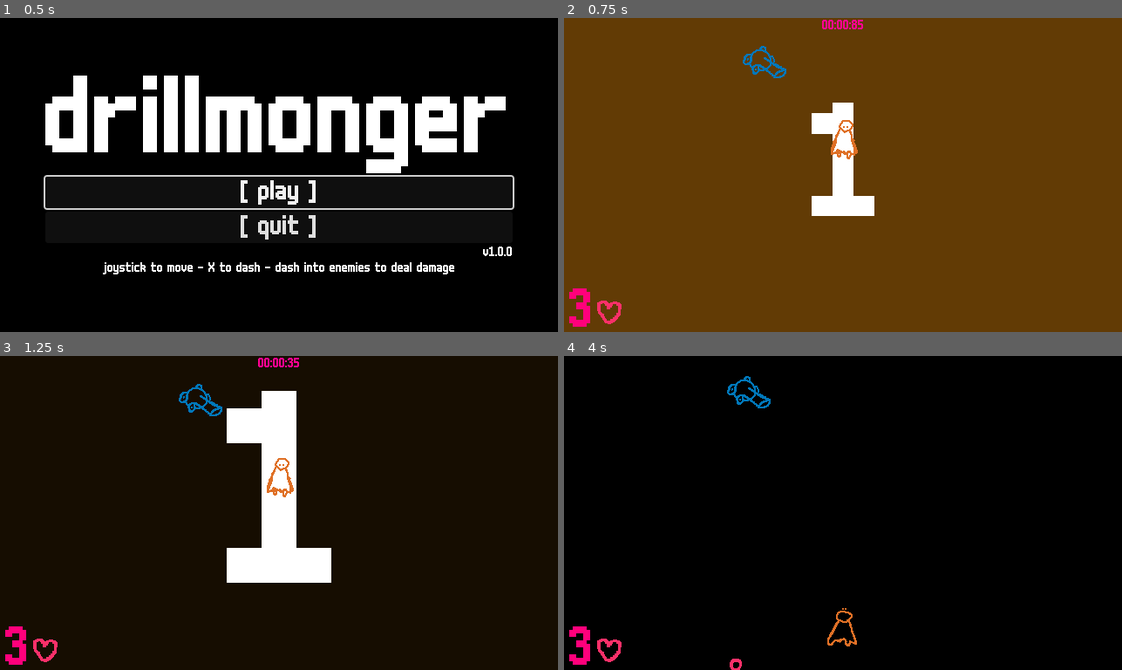
Above: before the commit, frames 1-4 (two rows, left to right).
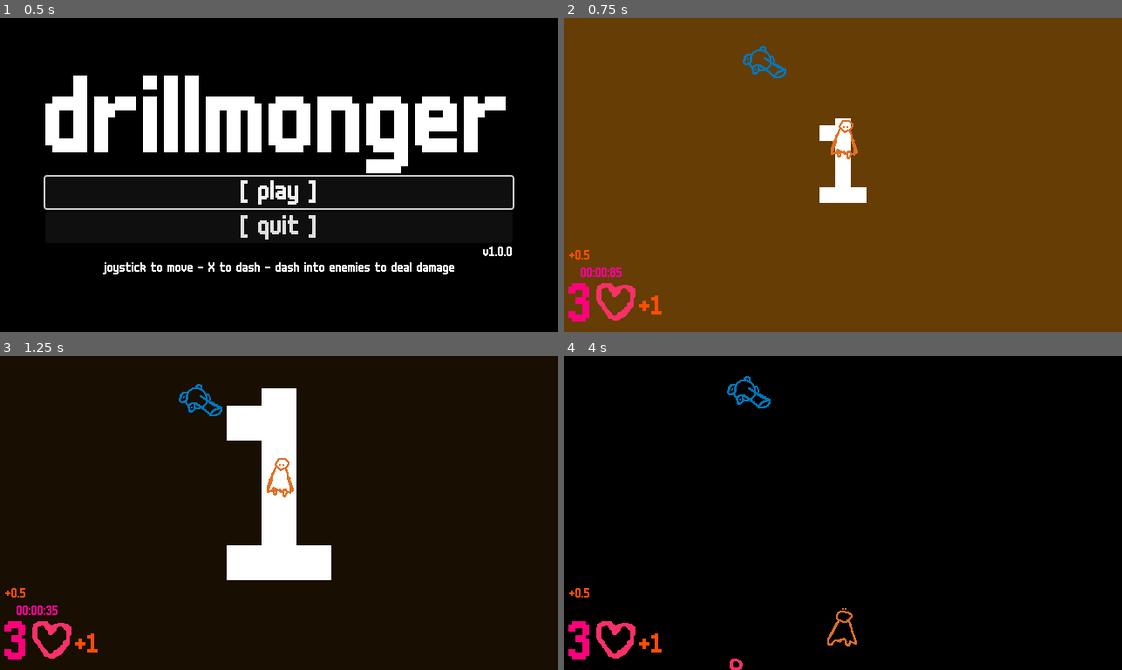
Above: after the commit, the same moments.

Repository: NonGMOTrash/drillmonger
Game: Godot game, scene res://title/title.tscn
The game is run twice, just before and just after one commit, with the same random seed, the same clock (stepped at 60 frames per second) and the same inputs.
Inputs:
- Up to frame 1 (0.5 s): no input
- Up to frame 2 (0.75 s): click "[ play ]" at 0.5 s
- Up to frame 3 (1.25 s): no input
- Up to frame 4 (4 s): hold D (right) 1.28-2.03 s; tap Space (dash) every 0.75 s from 1.35 to 3.6 s; hold S (down) 2.03-2.78 s; hold D (right) 2.78-3.53 s; hold W (up) from 3.53 s (still down)

Frame 1 is identical in both runs. In frame 2, 2.3% of the frame differs, in the area x 0-56%, y 0-99%; in frame 3, 1.5%; in frame 4, 0.9%.

Commit message:
refactored AI + adjusted parry

Diff:
--- a/entity/mage/mage.tscn
+++ b/entity/mage/mage.tscn
@@ -8,6 +8,45 @@
 
 [sub_resource type="CircleShape2D" id="CircleShape2D_4u5cs"]
 radius = 17.2627
+
+[sub_resource type="Animation" id="Animation_im368"]
+length = 0.001
+tracks/0/type = "value"
+tracks/0/imported = false
+tracks/0/enabled = true
+tracks/0/path = NodePath(".:frame")
+tracks/0/interp = 1
+tracks/0/loop_wrap = true
+tracks/0/keys = {
+"times": PackedFloat32Array(0),
+"transitions": PackedFloat32Array(1),
+"update": 1,
+"values": [0]
+}
+tracks/1/type = "value"
+tracks/1/imported = false
+tracks/1/enabled = true
+tracks/1/path = NodePath(".:modulate")
+tracks/1/interp = 1
+tracks/1/loop_wrap = true
+tracks/1/keys = {
+"times": PackedFloat32Array(0),
+"transitions": PackedFloat32Array(1),
+"update": 0,
+"values": [Color(1, 1, 1, 1)]
+}
+tracks/2/type = "value"
+tracks/2/imported = false
+tracks/2/enabled = true
+tracks/2/path = NodePath(".:scale")
+tracks/2/interp = 1
+tracks/2/loop_wrap = true
+tracks/2/keys = {
+"times": PackedFloat32Array(0),
+"transitions": PackedFloat32Array(1),
+"update": 0,
+"values": [Vector2(1, 1)]
+}
 
 [sub_resource type="Animation" id="Animation_w1i17"]
 resource_name = "cast"
@@ -50,45 +89,6 @@
 "args": [0.0],
 "method": &"play"
 }]
-}
-
-[sub_resource type="Animation" id="Animation_im368"]
-length = 0.001
-tracks/0/type = "value"
-tracks/0/imported = false
-tracks/0/enabled = true
-tracks/0/path = NodePath(".:frame")
-tracks/0/interp = 1
-tracks/0/loop_wrap = true
-tracks/0/keys = {
-"times": PackedFloat32Array(0),
-"transitions": PackedFloat32Array(1),
-"update": 1,
-"values": [0]
-}
-tracks/1/type = "value"
-tracks/1/imported = false
-tracks/1/enabled = true
-tracks/1/path = NodePath(".:modulate")
-tracks/1/interp = 1
-tracks/1/loop_wrap = true
-tracks/1/keys = {
-"times": PackedFloat32Array(0),
-"transitions": PackedFloat32Array(1),
-"update": 0,
-"values": [Color(1, 1, 1, 1)]
-}
-tracks/2/type = "value"
-tracks/2/imported = false
-tracks/2/enabled = true
-tracks/2/path = NodePath(".:scale")
-tracks/2/interp = 1
-tracks/2/loop_wrap = true
-tracks/2/keys = {
-"times": PackedFloat32Array(0),
-"transitions": PackedFloat32Array(1),
-"update": 0,
-"values": [Vector2(1, 1)]
 }
 
 [sub_resource type="Animation" id="Animation_3fnu4"]
--- a/entity/player/player.gd
+++ b/entity/player/player.gd
@@ -14,11 +14,9 @@
 @onready var hitbox: Area2D = $hitbox
 @onready var hurtbox: Area2D = $hurtbox
 @onready var parrybox: Area2D = $parrybox
-@onready var hud_health: Label = $HUD/HBoxContainer/health
 @onready var sprite: Sprite2D = $Sprite2D
 @onready var sprite_animation: AnimationPlayer = $Sprite2D/AnimationPlayer
 @onready var animation: AnimationPlayer = $AnimationPlayer
-@onready var hitstop_timer: Timer = $hitstop
 
 @onready var main: Main = get_parent()
 
@@ -62,7 +60,7 @@
 	else:
 		if Input.is_action_just_pressed("dash"):
 			if parrying_time <= 0 or parry_success:
-				parrybox.position = velocity.normalized() * 16
+				parrybox.position = velocity.normalized() * 30 + Vector2(0, 6)
 				parrying_time = PARRY_WINDOW
 				hurtbox.monitoring = false
 				parrybox.monitoring = true
@@ -74,7 +72,7 @@
 				parrybox.monitoring = false
 				parrying_lockout = PARRY_LOCKOUT
 
-	hud_health.text = str(health)
+	main.hud_health.text = str(health)
 
 	if velocity.length() > 400:
 		sprite_animation.play("drill")
@@ -122,7 +120,7 @@
 		var sound: Sound = SFX_PARRY.instantiate()
 		get_tree().current_scene.add_child(sound)
 
-		hitstop(2)
+		main.hitstop(2)
 
 		for overlapping_hitbox in parrybox.get_overlapping_areas():
 			if overlapping_hitbox.get_parent() is Projectile:
@@ -133,20 +131,20 @@
 func _on_hitbox_area_entered(area: Area2D) -> void:
 	if area.get_parent() is Entity and area.get_parent() != self:
 		velocity = -global_position.direction_to(area.get_parent().global_position).normalized() * HIT_KNOCKBACK
-		hitstop(3)
+		main.hitstop(3)
 
 func _on_hitstop_timeout() -> void:
 	if health > 0:
 		get_tree().paused = false
 
-func _on_hurtbox_was_hit(from_pos: Vector2) -> void:
+func _on_hurtbox_was_hit(_from_pos: Vector2) -> void:
 	sprite_animation.stop()
 	sprite.frame = 14
 	sprite.rotation = 0
 	#await sprite_animation.animation_started
 	main.bg.color = Color(0.582, 0, 0.27)
-	hitstop(40)
-	await hitstop_timer.timeout
+	main.hitstop(40)
+	await main.hitstop_timer.timeout
 	if health > 0:
 		main.clear_room(true)
 		main.intensity_mult = 0.6
@@ -154,9 +152,3 @@
 
 func die() -> void:
 	main.show_results()
-	hud_health.visible = false
-
-func hitstop(frames: int) -> void:
-	hitstop_timer.wait_time = (frames as float)/60.0
-	hitstop_timer.start()
-	get_tree().paused = true
--- a/entity/player/player.tscn
+++ b/entity/player/player.tscn
@@ -1,10 +1,9 @@
-[gd_scene load_steps=20 format=3 uid="uid://dgffpyf367wco"]
+[gd_scene load_steps=18 format=3 uid="uid://dgffpyf367wco"]
 
 [ext_resource type="Script" path="res://entity/player/player.gd" id="1_5ra3n"]
 [ext_resource type="Texture2D" uid="uid://ffc6eijf74ge" path="res://entity/player/player.png" id="2_3m0nh"]
 [ext_resource type="PackedScene" uid="uid://b63edxmneogsg" path="res://components/hurtbox/hurtbox.tscn" id="3_ru3mw"]
 [ext_resource type="PackedScene" uid="uid://bb0l0gj6snsuh" path="res://sounds/glass_shatter.tscn" id="4_kbpsa"]
-[ext_resource type="Texture2D" uid="uid://ci06toft7c4lt" path="res://entity/player/heart.png" id="6_pnnak"]
 
 [sub_resource type="Animation" id="Animation_i2sgd"]
 length = 0.001
@@ -125,11 +124,7 @@
 radius = 29.0172
 
 [sub_resource type="CircleShape2D" id="CircleShape2D_q55g6"]
-radius = 46.0977
-
-[sub_resource type="LabelSettings" id="LabelSettings_tk8um"]
-font_size = 64
-font_color = Color(1, 0, 0.483334, 1)
+radius = 33.1361
 
 [sub_resource type="Animation" id="Animation_oohlf"]
 length = 0.001
@@ -199,35 +194,12 @@
 shape = SubResource("CircleShape2D_pw2tx")
 
 [node name="parrybox" type="Area2D" parent="."]
-visible = false
 collision_layer = 0
 collision_mask = 2
 monitoring = false
 
 [node name="CollisionShape2D" type="CollisionShape2D" parent="parrybox"]
 shape = SubResource("CircleShape2D_q55g6")
-
-[node name="HUD" type="CanvasLayer" parent="."]
-
-[node name="HBoxContainer" type="HBoxContainer" parent="HUD"]
-offset_left = 6.0
-offset_top = 310.0
-offset_right = 68.0
-offset_bottom = 366.0
-
-[node name="health" type="Label" parent="HUD/HBoxContainer"]
-texture_filter = 1
-layout_mode = 2
-text = "3"
-label_settings = SubResource("LabelSettings_tk8um")
-horizontal_alignment = 1
-vertical_alignment = 2
-
-[node name="TextureRect" type="TextureRect" parent="HUD/HBoxContainer"]
-texture_filter = 1
-layout_mode = 2
-texture = ExtResource("6_pnnak")
-stretch_mode = 3
 
 [node name="AnimationPlayer" type="AnimationPlayer" parent="."]
 root_node = NodePath("../Sprite2D")
@@ -235,9 +207,6 @@
 "": SubResource("AnimationLibrary_l27d2")
 }
 
-[node name="hitstop" type="Timer" parent="."]
-process_mode = 2
-
 [node name="AudioListener2D" type="AudioListener2D" parent="."]
 current = true
 
@@ -245,4 +214,3 @@
 [connection signal="was_hit" from="hurtbox" to="." method="_on_hurtbox_was_hit"]
 [connection signal="area_entered" from="hitbox" to="." method="_on_hitbox_area_entered"]
 [connection signal="area_entered" from="parrybox" to="." method="_on_parrybox_area_entered"]
-[connection signal="timeout" from="hitstop" to="." method="_on_hitstop_timeout"]
--- a/main/main.gd
+++ b/main/main.gd
@@ -10,12 +10,15 @@
 @onready var room_number_animation: AnimationPlayer = $anchor/room_number/AnimationPlayer
 @onready var bg: ColorRect = $bg
 @onready var bg_animation: AnimationPlayer = $bg/AnimationPlayer
-@onready var timer_label: Label = $timer_label
-@onready var quick_clear_animation: AnimationPlayer = $quick_clear/AnimationPlayer
+@onready var hud: VBoxContainer = $HUD
+@onready var hud_timer_label: Label = $HUD/timer_label
+@onready var hud_animation: AnimationPlayer = $HUD/AnimationPlayer
+@onready var hud_health: Label = $HUD/HBoxContainer/health
 @onready var results_rooms_cleared: Label = $results/VBoxContainer/rooms_cleared
 @onready var results_animation: AnimationPlayer = $results/AnimationPlayer
 @onready var results_button_again: Button = $results/VBoxContainer/again
 @onready var music: AudioStreamPlayer = $music
+@onready var hitstop_timer: Timer = $hitstop_timer
 
 enum ENEMY_TYPES {
 	CANNON,
@@ -37,20 +40,20 @@
 	room_time += delta
 
 	var time: float = room_time_expected - room_time
-	var minutes: int = time / 60
-	var seconds: int = fmod(time, 60)
-	var miliseconds: int = fmod(time, 1) * 100
-	timer_label.text = ""
+	var minutes: int = time / 60.0
+	var seconds: int = fmod(time, 60.0)
+	var miliseconds: int = fmod(time, 1) * 100.0
+	hud_timer_label.text = ""
 	if time > 0:
 		if minutes < 10:
-			timer_label.text += "0"
-		timer_label.text += str(minutes) + ":"
+			hud_timer_label.text += "0"
+		hud_timer_label.text += str(minutes) + ":"
 		if seconds < 10:
-			timer_label.text += "0"
-		timer_label.text += str(seconds) + ":"
+			hud_timer_label.text += "0"
+		hud_timer_label.text += str(seconds) + ":"
 		if miliseconds < 10:
-			timer_label.text += "0"
-		timer_label.text += str(miliseconds)
+			hud_timer_label.text += "0"
+		hud_timer_label.text += str(miliseconds)
 
 	if get_tree().paused:
 		music.pitch_scale = 0.1
@@ -59,7 +62,7 @@
 
 func clear_room(was_hit: bool = false):
 	if not was_hit:
-		player.hitstop(6)
+		hitstop(6)
 
 	if was_hit:
 		bg_animation.play("flash_red")
@@ -75,7 +78,7 @@
 	enemy_count = 0
 
 	if room_time < room_time_expected and not was_hit:
-		quick_clear_animation.play("quick_clear")
+		hud_animation.play("quick_clear")
 		player.health += 1
 	room_time = 0
 	room_time_expected = 0
@@ -146,6 +149,7 @@
 func show_results() -> void:
 	#process_mode = PROCESS_MODE_ALWAYS
 	#room.process_mode = PROCESS_MODE_PAUSABLE
+	hud.visible = false
 	get_tree().paused = true
 
 	if rooms_cleared == 1:
@@ -155,6 +159,12 @@
 	results_animation.play("appear")
 	results_button_again.grab_focus()
 
+func hitstop(frames: int) -> void:
+	if is_inside_tree() and is_instance_valid(hitstop_timer):
+		hitstop_timer.wait_time = (frames as float)/60.0
+		hitstop_timer.start()
+		get_tree().paused = true
+
 func _on_again_pressed() -> void:
 	if not results_animation.is_playing():
 		get_tree().paused = false
@@ -163,3 +173,6 @@
 func _on_title_pressed() -> void:
 	get_tree().paused = false
 	get_tree().change_scene_to_file("res://title/title.tscn")
+
+func _on_hitstop_timer_timeout() -> void:
+	get_tree().paused = false
--- a/main/main.tscn
+++ b/main/main.tscn
@@ -1,7 +1,8 @@
-[gd_scene load_steps=21 format=3 uid="uid://byfy2yyv80xv3"]
+[gd_scene load_steps=24 format=3 uid="uid://byfy2yyv80xv3"]
 
 [ext_resource type="PackedScene" uid="uid://dgffpyf367wco" path="res://entity/player/player.tscn" id="1_1wxa3"]
 [ext_resource type="Script" path="res://main/main.gd" id="1_fehwr"]
+[ext_resource type="Texture2D" uid="uid://ci06toft7c4lt" path="res://entity/player/heart.png" id="3_57k08"]
 [ext_resource type="AudioStream" uid="uid://xisy7kfiglep" path="res://Never Stop.mp3" id="3_81120"]
 
 [sub_resource type="Animation" id="Animation_1nvj5"]
@@ -107,91 +108,184 @@
 
 [sub_resource type="LabelSettings" id="LabelSettings_0ip8q"]
 
+[sub_resource type="LabelSettings" id="LabelSettings_oanni"]
+font_size = 64
+font_color = Color(1, 0, 0.483334, 1)
+
 [sub_resource type="LabelSettings" id="LabelSettings_1l0fc"]
 font_size = 32
 
-[sub_resource type="Animation" id="Animation_y6ban"]
+[sub_resource type="Animation" id="Animation_7ipfa"]
 length = 0.001
 tracks/0/type = "value"
 tracks/0/imported = false
 tracks/0/enabled = true
-tracks/0/path = NodePath("nice:position")
-tracks/0/interp = 1
-tracks/0/loop_wrap = true
-tracks/0/keys = {
-"times": PackedFloat32Array(0),
-"transitions": PackedFloat32Array(1),
-"update": 0,
-"values": [Vector2(0, -25)]
+tracks/0/path = NodePath("anchor/bonus:modulate")
+tracks/0/interp = 1
+tracks/0/loop_wrap = true
+tracks/0/keys = {
+"times": PackedFloat32Array(0),
+"transitions": PackedFloat32Array(1),
+"update": 0,
+"values": [Color(1, 0.301961, 0, 1)]
 }
 tracks/1/type = "value"
 tracks/1/imported = false
 tracks/1/enabled = true
-tracks/1/path = NodePath("nice:self_modulate")
+tracks/1/path = NodePath("anchor:position")
 tracks/1/interp = 1
 tracks/1/loop_wrap = true
 tracks/1/keys = {
 "times": PackedFloat32Array(0),
 "transitions": PackedFloat32Array(1),
 "update": 0,
-"values": [Color(1, 1, 1, 1)]
+"values": [Vector2(0, 0)]
 }
 tracks/2/type = "value"
 tracks/2/imported = false
 tracks/2/enabled = true
-tracks/2/path = NodePath("1:position")
+tracks/2/path = NodePath("HBoxContainer/anchor/heal:modulate")
 tracks/2/interp = 1
 tracks/2/loop_wrap = true
 tracks/2/keys = {
 "times": PackedFloat32Array(0),
 "transitions": PackedFloat32Array(1),
 "update": 0,
-"values": [Vector2(73, 355)]
-}
-
-[sub_resource type="Animation" id="Animation_mdvwb"]
+"values": [Color(1, 0.3, 0, 1)]
+}
+tracks/3/type = "value"
+tracks/3/imported = false
+tracks/3/enabled = true
+tracks/3/path = NodePath("HBoxContainer/anchor:position")
+tracks/3/interp = 1
+tracks/3/loop_wrap = true
+tracks/3/keys = {
+"times": PackedFloat32Array(0),
+"transitions": PackedFloat32Array(1),
+"update": 0,
+"values": [Vector2(0, 0)]
+}
+tracks/4/type = "value"
+tracks/4/imported = false
+tracks/4/enabled = true
+tracks/4/path = NodePath("anchor/bonus:text")
+tracks/4/interp = 1
+tracks/4/loop_wrap = true
+tracks/4/keys = {
+"times": PackedFloat32Array(0),
+"transitions": PackedFloat32Array(1),
+"update": 1,
+"values": ["+0.5"]
+}
+
+[sub_resource type="Animation" id="Animation_hys7r"]
 resource_name = "quick_clear"
 tracks/0/type = "value"
 tracks/0/imported = false
 tracks/0/enabled = true
-tracks/0/path = NodePath("nice:position")
-tracks/0/interp = 1
-tracks/0/loop_wrap = true
-tracks/0/keys = {
-"times": PackedFloat32Array(0, 0.2),
-"transitions": PackedFloat32Array(4.59479, 1),
-"update": 0,
-"values": [Vector2(0, -15), Vector2(0, 15)]
+tracks/0/path = NodePath("anchor/bonus:modulate")
+tracks/0/interp = 1
+tracks/0/loop_wrap = true
+tracks/0/keys = {
+"times": PackedFloat32Array(0, 0.2, 0.9, 1),
+"transitions": PackedFloat32Array(1, 1, 1, 1),
+"update": 0,
+"values": [Color(1, 0.3, 0, 0), Color(1, 0.3, 0, 1), Color(1, 0.3, 0, 1), Color(1, 0.3, 0, 0)]
 }
 tracks/1/type = "value"
 tracks/1/imported = false
 tracks/1/enabled = true
-tracks/1/path = NodePath("nice:self_modulate")
+tracks/1/path = NodePath("anchor:position")
 tracks/1/interp = 1
 tracks/1/loop_wrap = true
 tracks/1/keys = {
-"times": PackedFloat32Array(0, 0.7, 1),
-"transitions": PackedFloat32Array(1, 1.56917, 1),
-"update": 0,
-"values": [Color(1, 1, 1, 1), Color(1, 1, 1, 1), Color(1, 1, 1, 0)]
+"times": PackedFloat32Array(0, 0.2, 0.9, 1),
+"transitions": PackedFloat32Array(0.267943, 1, 1, 1),
+"update": 0,
+"values": [Vector2(24, -20), Vector2(24, 6), Vector2(24, 6), Vector2(24, 18)]
 }
 tracks/2/type = "value"
 tracks/2/imported = false
 tracks/2/enabled = true
-tracks/2/path = NodePath("1:position")
+tracks/2/path = NodePath("HBoxContainer/anchor/heal:modulate")
 tracks/2/interp = 1
 tracks/2/loop_wrap = true
 tracks/2/keys = {
-"times": PackedFloat32Array(0, 0.2, 0.7, 1),
-"transitions": PackedFloat32Array(0.196146, 1, 2, 1),
-"update": 0,
-"values": [Vector2(73, 355), Vector2(73, 320), Vector2(73, 320), Vector2(73, 355)]
-}
-
-[sub_resource type="AnimationLibrary" id="AnimationLibrary_ku2sw"]
+"times": PackedFloat32Array(0, 0.2, 0.9, 1),
+"transitions": PackedFloat32Array(1, 1, 1, 1),
+"update": 0,
+"values": [Color(1, 0.3, 0, 0), Color(1, 0.3, 0, 1), Color(1, 0.3, 0, 1), Color(1, 0.3, 0, 0)]
+}
+tracks/3/type = "value"
+tracks/3/imported = false
+tracks/3/enabled = true
+tracks/3/path = NodePath("HBoxContainer/anchor:position")
+tracks/3/interp = 1
+tracks/3/loop_wrap = true
+tracks/3/keys = {
+"times": PackedFloat32Array(0, 0.2, 0.9, 1),
+"transitions": PackedFloat32Array(0.307786, 1, 1, 1),
+"update": 0,
+"values": [Vector2(0, 40), Vector2(0, 0), Vector2(0, 0), Vector2(0, 40)]
+}
+tracks/4/type = "value"
+tracks/4/imported = false
+tracks/4/enabled = true
+tracks/4/path = NodePath("anchor/bonus:text")
+tracks/4/interp = 1
+tracks/4/loop_wrap = true
+tracks/4/keys = {
+"times": PackedFloat32Array(0),
+"transitions": PackedFloat32Array(1),
+"update": 1,
+"values": ["nice!"]
+}
+
+[sub_resource type="Animation" id="Animation_gxpes"]
+resource_name = "parry"
+length = 0.5
+tracks/0/type = "value"
+tracks/0/imported = false
+tracks/0/enabled = true
+tracks/0/path = NodePath("anchor/bonus:modulate")
+tracks/0/interp = 1
+tracks/0/loop_wrap = true
+tracks/0/keys = {
+"times": PackedFloat32Array(0, 0.1, 0.433333, 0.5),
+"transitions": PackedFloat32Array(1, 1, 1, 1),
+"update": 0,
+"values": [Color(1, 0.3, 0, 0), Color(1, 0.3, 0, 1), Color(1, 0.3, 0, 1), Color(1, 0.3, 0, 0)]
+}
+tracks/1/type = "value"
+tracks/1/imported = false
+tracks/1/enabled = true
+tracks/1/path = NodePath("anchor:position")
+tracks/1/interp = 1
+tracks/1/loop_wrap = true
+tracks/1/keys = {
+"times": PackedFloat32Array(0, 0.1, 0.433333, 0.5),
+"transitions": PackedFloat32Array(0.267943, 1, 1, 1),
+"update": 0,
+"values": [Vector2(24, -20), Vector2(24, 6), Vector2(24, 6), Vector2(24, 18)]
+}
+tracks/2/type = "value"
+tracks/2/imported = false
+tracks/2/enabled = true
+tracks/2/path = NodePath("anchor/bonus:text")
+tracks/2/interp = 1
+tracks/2/loop_wrap = true
+tracks/2/keys = {
+"times": PackedFloat32Array(0),
+"transitions": PackedFloat32Array(1),
+"update": 1,
+"values": ["+0.5"]
+}
+
+[sub_resource type="AnimationLibrary" id="AnimationLibrary_dde3j"]
 _data = {
-"RESET": SubResource("Animation_y6ban"),
-"quick_clear": SubResource("Animation_mdvwb")
+"RESET": SubResource("Animation_7ipfa"),
+"parry": SubResource("Animation_gxpes"),
+"quick_clear": SubResource("Animation_hys7r")
 }
 
 [sub_resource type="LabelSettings" id="LabelSettings_fqe47"]
@@ -271,7 +365,7 @@
 [node name="room" type="Node" parent="."]
 
 [node name="anchor" type="Node2D" parent="."]
-position = Vector2(320, 180)
+position = Vector2(320, 176.667)
 
 [node name="room_number" type="Label" parent="anchor"]
 z_index = -99
@@ -311,52 +405,70 @@
 "": SubResource("AnimationLibrary_bsr4p")
 }
 
-[node name="timer_label" type="Label" parent="."]
+[node name="HUD" type="VBoxContainer" parent="."]
+z_index = -10
+offset_left = 5.0
+offset_top = 268.0
+offset_right = 82.0
+offset_bottom = 360.0
+size_flags_horizontal = 0
+size_flags_vertical = 8
+alignment = 2
+
+[node name="anchor" type="Node2D" parent="HUD"]
+
+[node name="bonus" type="Label" parent="HUD/anchor"]
+modulate = Color(1, 0.301961, 0, 1)
+texture_filter = 1
+offset_top = -2.0
+offset_right = 27.0
+offset_bottom = 12.0
+text = "+0.5"
+horizontal_alignment = 1
+vertical_alignment = 2
+
+[node name="timer_label" type="Label" parent="HUD"]
 modulate = Color(1, 0, 0.566667, 1)
 texture_filter = 1
-anchors_preset = 15
-anchor_right = 1.0
-anchor_bottom = 1.0
-offset_left = 1.0
-offset_top = 2.0
-offset_right = 640.0
-offset_bottom = 16.0
-grow_horizontal = 2
-grow_vertical = 2
+layout_mode = 2
 text = "0:01:00"
 label_settings = SubResource("LabelSettings_0ip8q")
 horizontal_alignment = 1
 
-[node name="quick_clear" type="Node" parent="."]
-
-[node name="nice" type="Label" parent="quick_clear"]
-modulate = Color(1, 0.301961, 0, 1)
-texture_filter = 1
-anchors_preset = 10
-anchor_right = 1.0
-offset_top = -25.0
-offset_right = 1.0
-offset_bottom = -9.0
-grow_horizontal = 2
-text = "nice!"
+[node name="HBoxContainer" type="HBoxContainer" parent="HUD"]
+layout_mode = 2
+
+[node name="health" type="Label" parent="HUD/HBoxContainer"]
+texture_filter = 1
+layout_mode = 2
+text = "3"
+label_settings = SubResource("LabelSettings_oanni")
 horizontal_alignment = 1
 vertical_alignment = 2
 
-[node name="1" type="Label" parent="quick_clear"]
+[node name="TextureRect" type="TextureRect" parent="HUD/HBoxContainer"]
+texture_filter = 1
+layout_mode = 2
+texture = ExtResource("3_57k08")
+stretch_mode = 2
+
+[node name="anchor" type="Node2D" parent="HUD/HBoxContainer"]
+
+[node name="heal" type="Label" parent="HUD/HBoxContainer/anchor"]
 modulate = Color(1, 0.3, 0, 1)
 texture_filter = 1
-offset_left = 73.0
-offset_top = 355.0
-offset_right = 112.0
-offset_bottom = 395.0
+offset_left = 81.0
+offset_right = 109.0
+offset_bottom = 56.0
+size_flags_vertical = 1
 text = "+1"
 label_settings = SubResource("LabelSettings_1l0fc")
 horizontal_alignment = 1
 vertical_alignment = 1
 
-[node name="AnimationPlayer" type="AnimationPlayer" parent="quick_clear"]
+[node name="AnimationPlayer" type="AnimationPlayer" parent="HUD"]
 libraries = {
-"": SubResource("AnimationLibrary_ku2sw")
+"": SubResource("AnimationLibrary_dde3j")
 }
 
 [node name="results" type="ColorRect" parent="."]
@@ -382,9 +494,9 @@
 anchor_right = 0.5
 anchor_bottom = 1.0
 offset_left = -95.0
-offset_top = -360.0
+offset_top = -999.0
 offset_right = 99.0
-offset_bottom = -360.0
+offset_bottom = -999.0
 grow_horizontal = 2
 grow_vertical = 2
 alignment = 1
@@ -425,5 +537,10 @@
 autoplay = true
 parameters/looping = true
 
+[node name="hitstop_timer" type="Timer" parent="."]
+process_mode = 2
+one_shot = true
+
 [connection signal="pressed" from="results/VBoxContainer/again" to="." method="_on_again_pressed"]
 [connection signal="pressed" from="results/VBoxContainer/title" to="." method="_on_title_pressed"]
+[connection signal="timeout" from="hitstop_timer" to="." method="_on_hitstop_timer_timeout"]
Binary file changed: entity/player/heart.png
